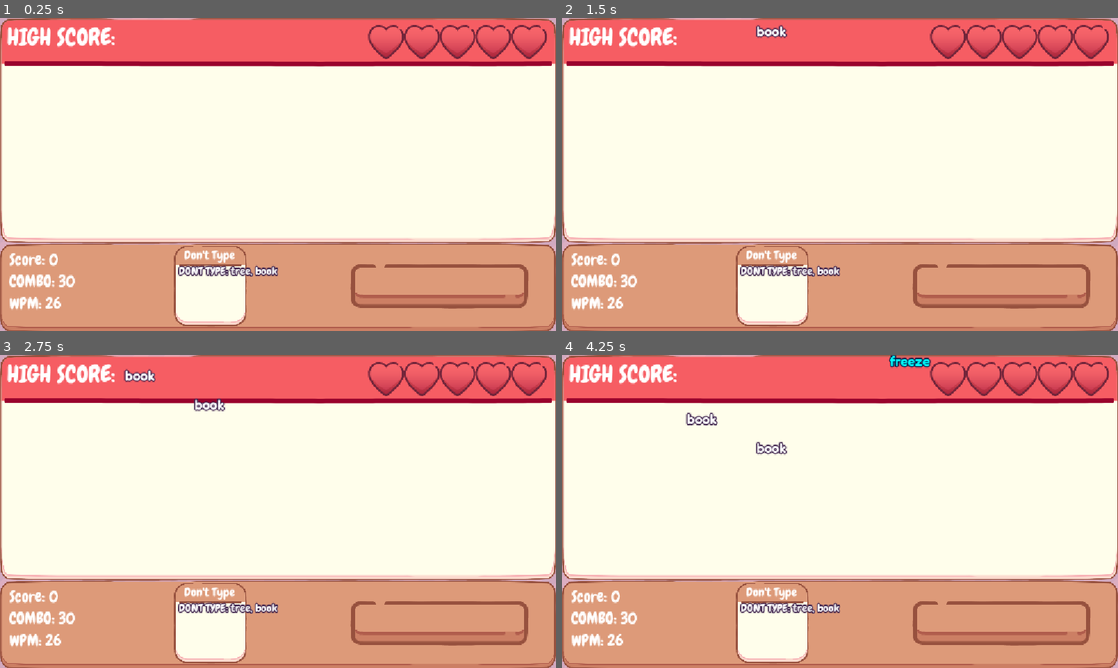
Above: before the commit, frames 1-4 (two rows, left to right).
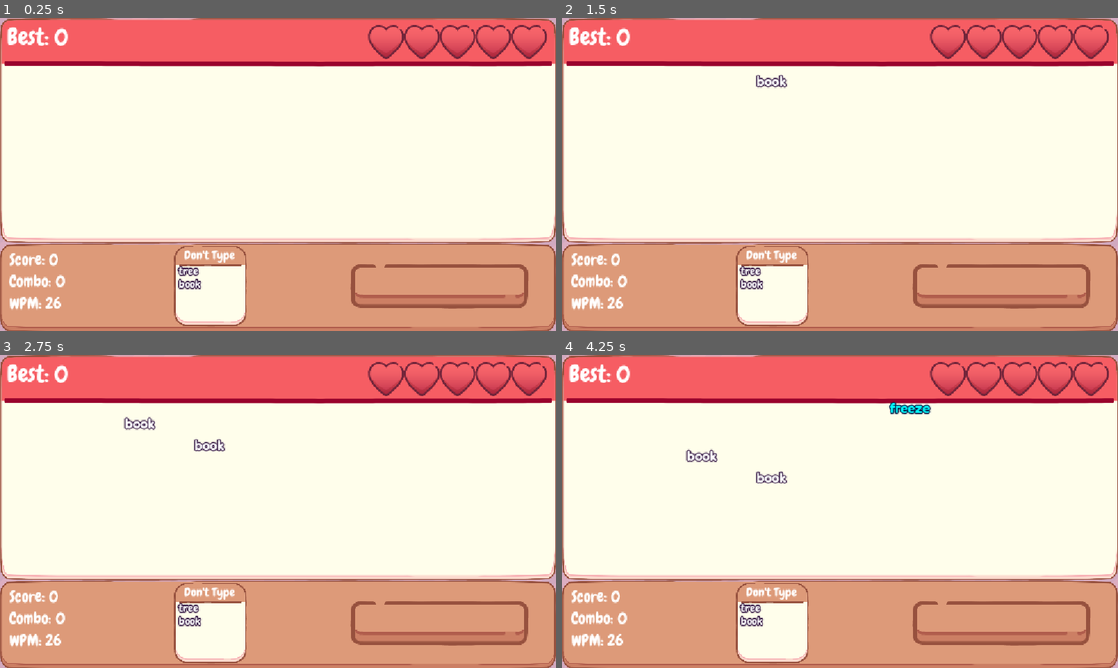
Above: after the commit, the same moments.

Repository: mubixd69-ux/Wordelity
Game: Godot game, scene res://scenes/main.tscn
Same seed, same stepped clock (60 frames per second), same inputs: the game is played once before the commit and once after it.
Inputs (mouse positions are in pixels of both pictures, inside the frame that each line leads up to):
- Up to frame 1 (0.25 s): no input
- Up to frame 2 (1.5 s): tap Enter at 0.5 s; move the mouse to (962, 158) at 0.52 s; hold Right 0.53-1.25 s; tap Alt at 0.6 s; click (962, 158) at 0.67 s; drag from (728, 190) to (812, 237) at 1.27 s
- Up to frame 3 (2.75 s): move the mouse to (333, 442) at 2.02 s; hold Right from 2.03 s (still down); tap Alt at 2.1 s
- Up to frame 4 (4.25 s): release Right at 2.75 s; drag from (812, 574) to (673, 464) at 2.77 s; move the mouse to (1006, 558) at 3.52 s; hold Left from 3.53 s (still down); tap Alt at 3.6 s; tap Escape at 4.15 s

The runs differ from the first frame. In frame 1, 1.6% of the frame differs, in the area x 1-50%, y 2-87%; in frame 2, 1.9%; in frame 3, 2.2%; in frame 4, 2.6%, in the area x 1-67%, y 0-87%.
Error before the commit: Invalid assignment of property or key 'text' with value of type 'String' on a base object of type 'null instance'. (res://scripts/main.gd:146)

Commit message:
Polishment of the lives
gave the lives heart textures so it isnt just a lable and made it play a smooth animation when you loose one and also a smooth animation when you gain one back

Diff:
--- a/scripts/main.gd
+++ b/scripts/main.gd
@@ -17,18 +17,23 @@
 var rush_meter = 0.0
 var high_score = 0
 var rush = false
+var full_heart = preload("res://assets/DEMO_Cozy_UI_Pack_doboui/DEMO_Cozy_UI_Pack_doboui/Icons/Icons Outline/64px/IconsOutline37_64px.png")
+var empty_heart = preload("res://assets/DEMO_Cozy_UI_Pack_doboui/DEMO_Cozy_UI_Pack_doboui/Icons/Icons Outline/64px/IconsOutline38_64px.png")
+var heart_full = [true, true, true, true, true]
 
 @onready var score_label = $ScoreLabel
-@onready var lives_label = $LivesLabel
 @onready var combo_label = $ComboLabel
 @onready var forbidden_label = $ForbiddenLabel
 @onready var wpm_label = $WPMLabel
 @onready var rush_bar = $RushBar
 @onready var high_score_label = $HighScoreLabel
+@onready var hearts = $Hearts.get_children()
 
 func _on_timer_timeout():
 	if frozen:
 		return
+
+	var difficulty = 1.0 - exp(-score / 1200.0)
 
 	var blocked = []
 	for w in get_tree().get_nodes_in_group("words"):
@@ -51,13 +56,13 @@
 	else:
 		word.text = choices.pick_random()
 	word.original = word.text
-	word.speed = minf(60 + score / 40.0, 250)
+	word.speed = 45 + 125 * difficulty
 	word.position.x = randf_range(50, 1050)
-	word.position.y = -20
+	word.position.y = 90
 	word.add_to_group("words")
 	add_child(word)
 
-	$Timer.wait_time = maxf(0.8, 2.0 - score / 2000.0)
+	$Timer.wait_time = 2.2 - 1.4 * difficulty
 
 
 func _input(event: InputEvent) -> void:
@@ -143,9 +148,9 @@
 
 func update_labels():
 	score_label.text = "Score: " + str(score)
-	lives_label.text = "Lives: " + str(lives)
 	combo_label.text = "Combo: " + str(combo)
 	high_score_label.text = "Best: " + str(maxi(high_score, score))
+	update_hearts()
 
 func use_special(kind):
 	if kind == "life":
@@ -183,7 +188,7 @@
 		if not used_letters.has(w[0]):
 			forbidden.append(w)
 			used_letters.append(w[0])
-	forbidden_label.text = "DONT TYPE: " + ", ".join(forbidden)
+	forbidden_label.text = "\n".join(forbidden)
 
 func _process(delta: float) -> void:
 	if rush:
@@ -222,3 +227,33 @@
 		high_score = score
 		save_high_score()
 	get_tree().reload_current_scene()
+
+func update_hearts():
+	for i in range(hearts.size()):
+		var should_be_full = i >= hearts.size() - lives
+		if should_be_full and not heart_full[i]:
+			heart_full[i] = true
+			hearts[i].texture = full_heart
+			grow_in(hearts[i])
+		elif not should_be_full and heart_full[i]:
+			heart_full[i] = false
+			break_heart(hearts[i])
+
+func break_heart(heart):
+	heart.pivot_offset = heart.size / 2
+	var tween = create_tween()
+	tween.tween_property(heart, "scale", Vector2(1.4, 1.4), 0.1)
+	tween.set_parallel(true)
+	tween.tween_property(heart, "scale", Vector2.ZERO, 0.25).set_trans(Tween.TRANS_BACK).set_ease(Tween.EASE_IN)
+	tween.tween_property(heart, "rotation", 0.8, 0.25)
+	tween.chain().tween_callback(func():
+		heart.texture = empty_heart
+		heart.rotation = 0.0
+	)
+	tween.tween_property(heart, "scale", Vector2.ONE, 0.25).set_trans(Tween.TRANS_BACK).set_ease(Tween.EASE_OUT)
+
+func grow_in(heart):
+	heart.pivot_offset = heart.size / 2
+	heart.scale = Vector2.ZERO
+	var tween = create_tween()
+	tween.tween_property(heart, "scale", Vector2.ONE, 0.3).set_trans(Tween.TRANS_BACK).set_ease(Tween.EASE_OUT)
